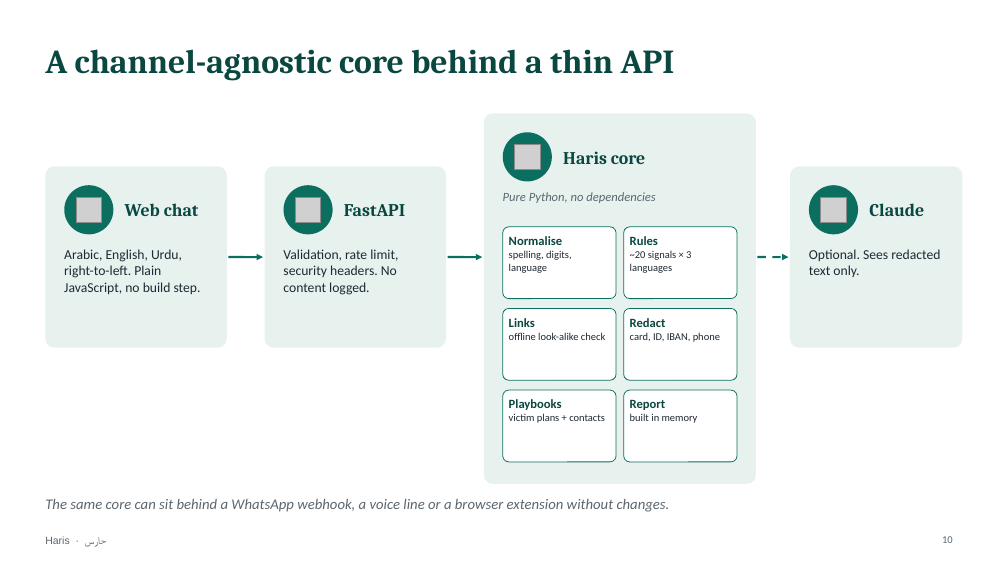
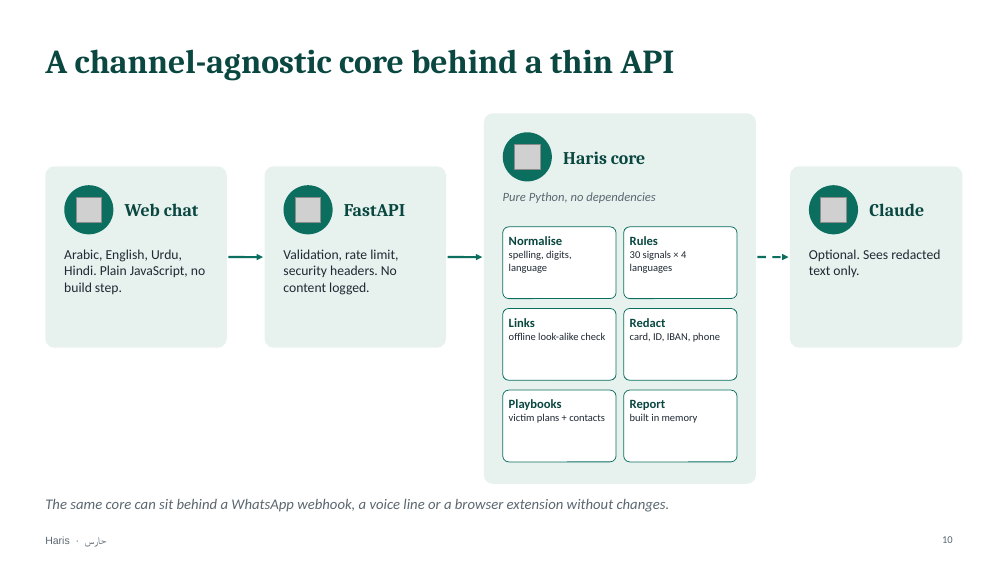
Before and after one commit to mohamedtorky2022/Haris, a slide deck: slide 10 of docs/Haris-presentation.pptx. Drawn at 1008x567 pixels with LibreOffice and Linux fonts; fonts in the diff are those of the drawing; grey boxes stand for pictures. Boxes give left, top, right and bottom in pixels: in the first picture for what was removed or moved away, otherwise in the second. Text is boxed around its words. In the diff, an @@ line names an element or a change of style, - is before the commit and + after.

```diff
--- a/docs/Haris-presentation.pptx
+++ b/docs/Haris-presentation.pptx
@@ text at (64, 249, 205, 294): text changed @@
-Arabic, English, Urdu, right-to-left. Plain JavaScript, no build step.
+Arabic, English, Urdu, Hindi. Plain JavaScript, no build step.
@@ text at (630, 250, 686, 273): text changed @@
-~20 signals × 3 languages
+30 signals × 4 languages
```
Also in this commit, not shown: 7 other slides changed, 27 other files.
